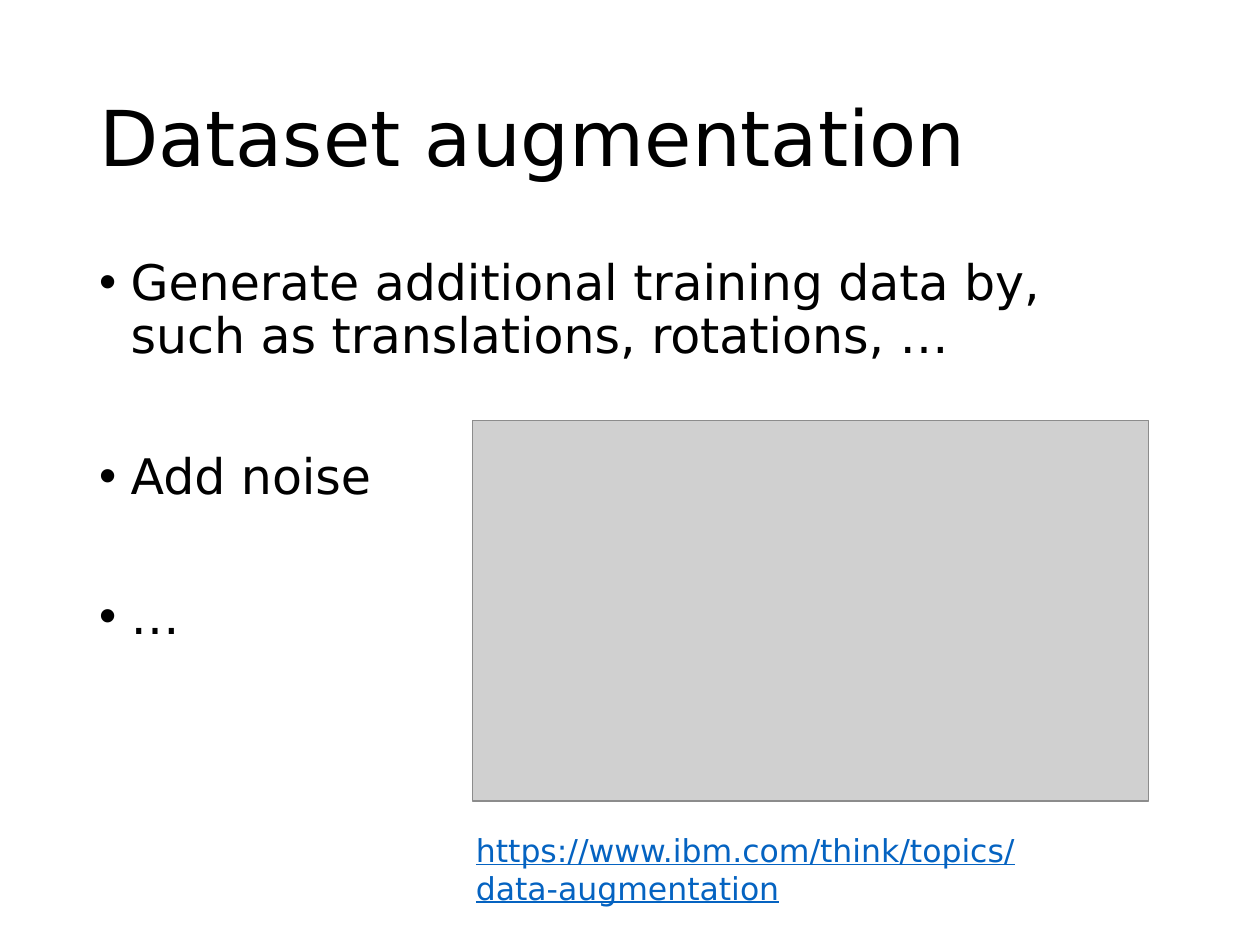
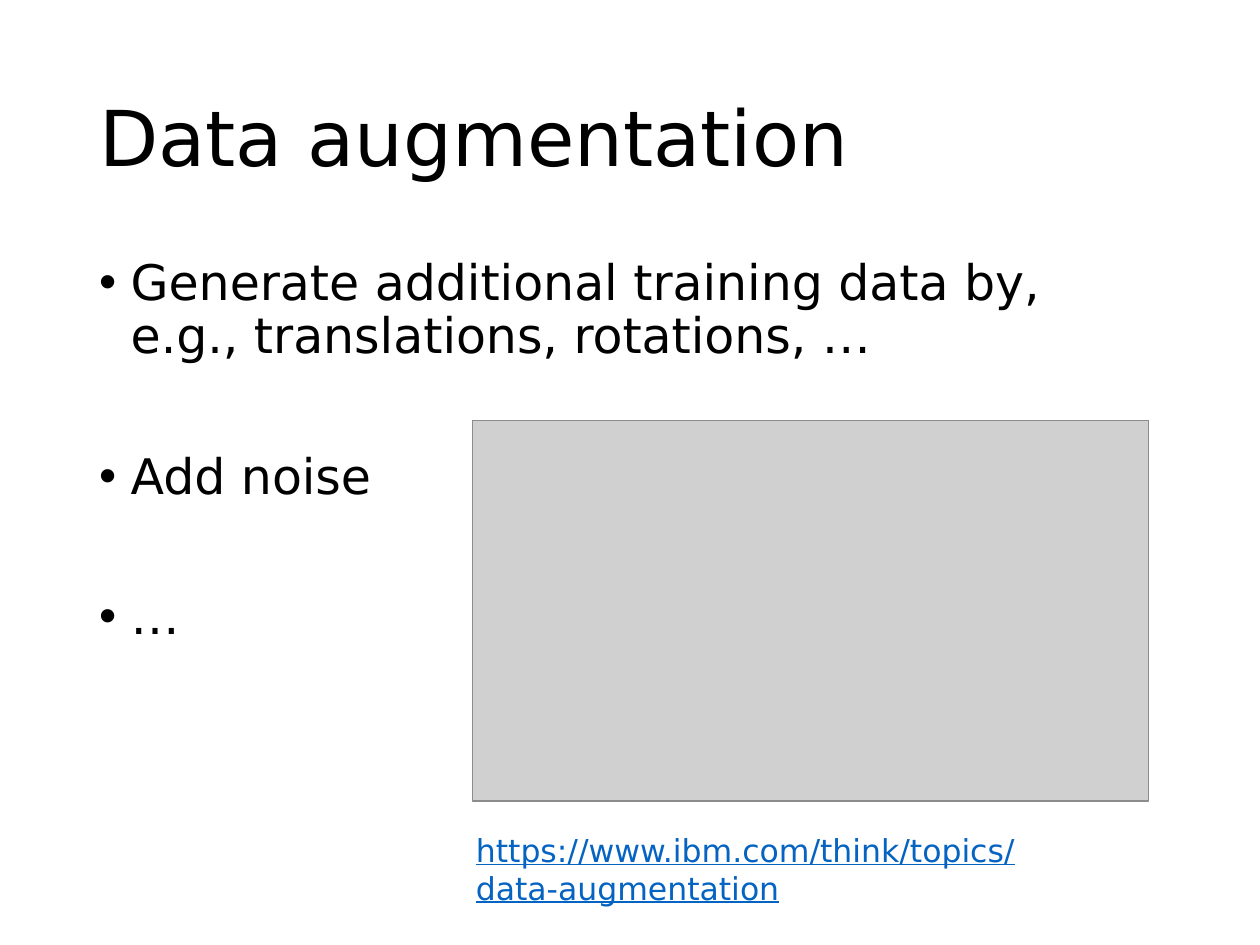
Before and after one commit to phywjs/phywjs.github.io, a slide deck: slide 14 of AIS5103/ML-slide-6.pptx. Drawn at 1260x945 pixels with LibreOffice and Linux fonts; fonts in the diff are those of the drawing; grey boxes stand for pictures. Boxes give left, top, right and bottom in pixels: in the first picture for what was removed or moved away, otherwise in the second. Text is boxed around its words. In the diff, an @@ line names an element or a change of style, - is before the commit and + after.

```diff
--- a/AIS5103/ML-slide-6.pptx
+++ b/AIS5103/ML-slide-6.pptx
@@ title at bbox=[99, 107, 847, 182]: text changed @@
-Dataset augmentation
+Data augmentation
@@ text at bbox=[131, 262, 1040, 364]: text changed @@
-• Generate additional training data by, such as translations, rotations, …
+• Generate additional training data by, e.g., translations, rotations, …
```
Also in this commit, not shown: 5 other slides changed, 2 other files.
